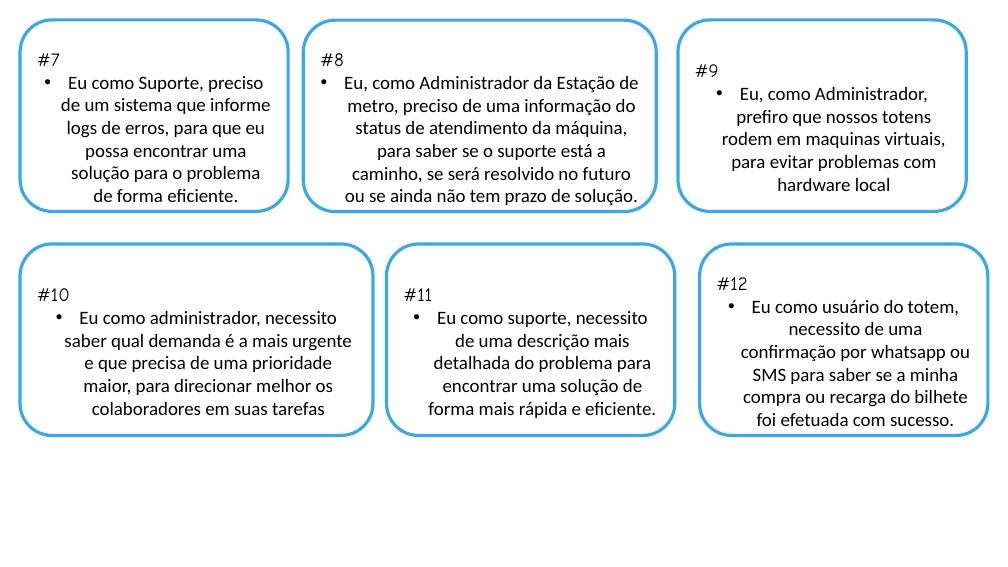
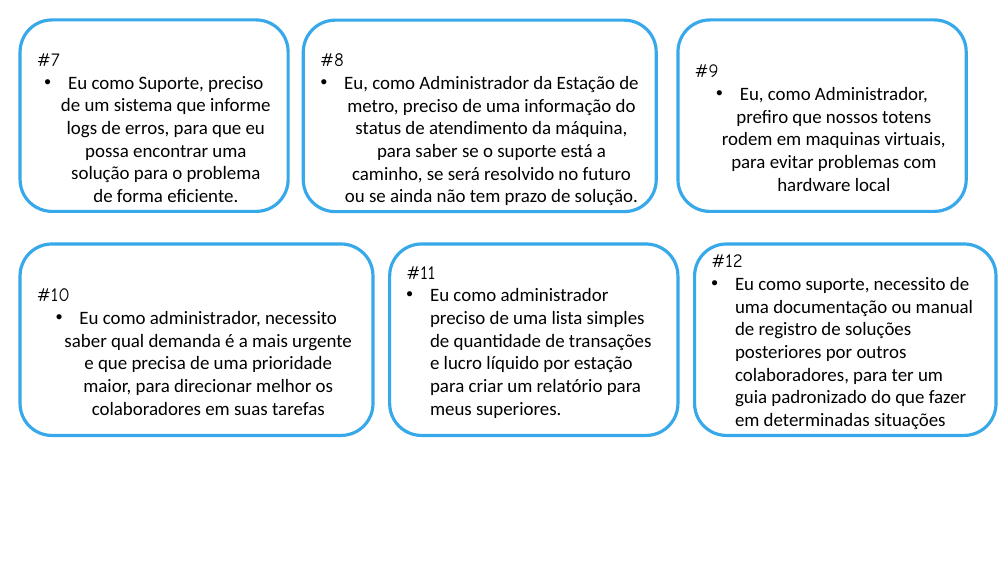
Before and after one commit to leticia-NCosta/TotemSystem, a slide deck: slide 2 of Ideação/Requisitos/User Stories.pptx. Drawn at 1008x567 pixels with LibreOffice and Linux fonts; fonts in the diff are those of the drawing. Boxes give left, top, right and bottom in pixels: in the first picture for what was removed or moved away, otherwise in the second. Text is boxed around its words. In the diff, an @@ line names an element or a change of style, - is before the commit and + after.

```diff
--- a/Ideação/Requisitos/User Stories.pptx
+++ b/Ideação/Requisitos/User Stories.pptx
@@ rounded rectangle removed at [386, 244, 675, 436] @@
-#11
-• Eu como suporte, necessito de uma descrição mais detalhada do problema para encontrar uma solução de forma mais rápida e eficiente.
@@ rounded rectangle "#11": place and size @@
-rounded rectangle "#11" at [699, 244, 988, 436]
+rounded rectangle "#11" at [389, 244, 678, 436]
@@ text in rounded rectangle at [406, 266, 651, 418]: text changed @@
-#12
-• Eu como usuário do totem, necessito de uma confirmação por whatsapp ou SMS para saber se a minha compra ou recarga do bilhete foi efetuada com sucesso.
+#11
+• Eu como administrador preciso de uma lista simples de quantidade de transações e lucro líquido por estação para criar um relatório para meus superiores.
@@ rounded rectangle added at [695, 244, 997, 436], fill #FFFFFF, outline #37A8E9 3 pt, 18 pt, text #000000 @@
+#12
+• Eu como suporte, necessito de uma documentação ou manual de registro de soluções posteriores por outros colaboradores, para ter um guia padronizado do que fazer em determinadas situações
```
Also in this commit, not shown: 1 other slide changed, 1 slide added.
